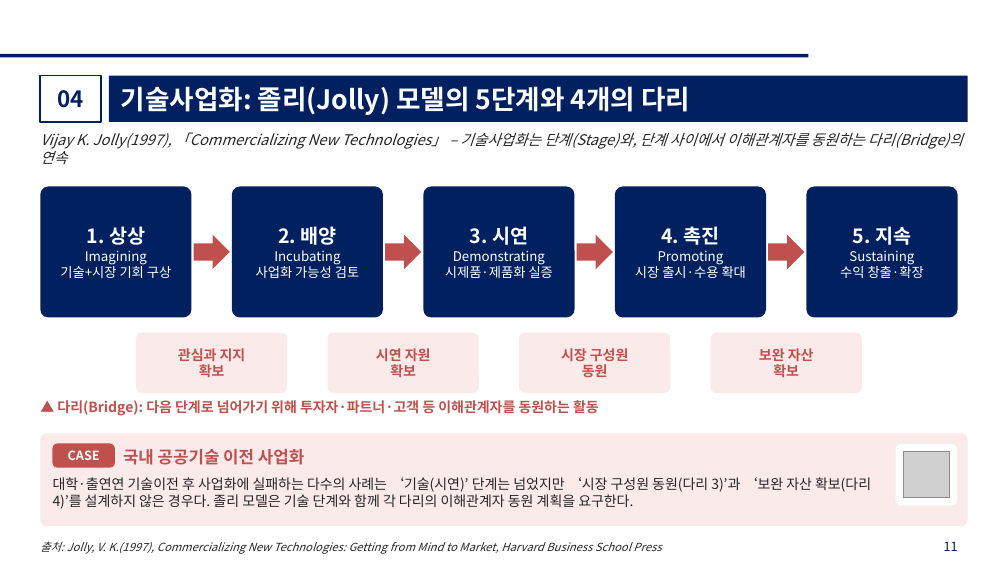
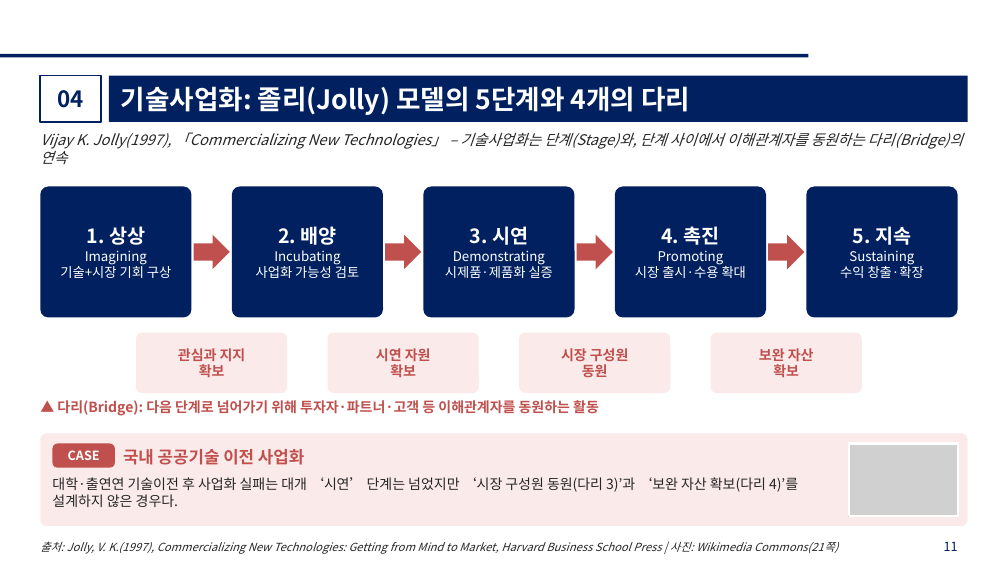
Before and after one commit to kicfseo-netizen/mini-web-toys, a slide deck: slide 11 of startup-theory-lecture/창업이론_강의자료.pptx. Drawn at 1008x567 pixels with LibreOffice and Linux fonts; fonts in the diff are those of the drawing; grey boxes stand for pictures; background and template pictures are left out. Boxes give left, top, right and bottom in pixels: in the first picture for what was removed or moved away, otherwise in the second. Text is boxed around its words. In the diff, an @@ line names an element or a change of style, - is before the commit and + after.

```diff
--- a/startup-theory-lecture/창업이론_강의자료.pptx
+++ b/startup-theory-lecture/창업이론_강의자료.pptx
@@ picture added at bbox=[849, 444, 958, 516] @@
@@ rectangle added at bbox=[849, 444, 958, 516], outline #FFFFFF 1.5 pt @@
@@ rounded rectangle removed at bbox=[895, 444, 958, 506] @@
@@ text at bbox=[52, 477, 798, 507]: text changed @@
-대학·출연연 기술이전 후 사업화에 실패하는 다수의 사례는 ‘기술(시연)’ 단계는 넘었지만 ‘시장 구성원 동원(다리 3)’과 ‘보완 자산 확보(다리 4)’를 설계하지 않은 경우다. 졸리 모델은 기술 단계와 함께 각 다리의 이해관계자 동원 계획을 요구한다.
+대학·출연연 기술이전 후 사업화 실패는 대개 ‘시연’ 단계는 넘었지만 ‘시장 구성원 동원(다리 3)’과 ‘보완 자산 확보(다리 4)’를 설계하지 않은 경우다.
@@ picture removed at bbox=[903, 452, 950, 498] @@
@@ text at bbox=[40, 541, 838, 554]: text changed @@
-출처: Jolly, V. K.(1997), Commercializing New Technologies: Getting from Mind to Market, Harvard Business School Press
+출처: Jolly, V. K.(1997), Commercializing New Technologies: Getting from Mind to Market, Harvard Business School Press | 사진: Wikimedia Commons(21쪽)
```
Also in this commit, not shown: 12 other slides changed, 1 slide added, 17 other files.
